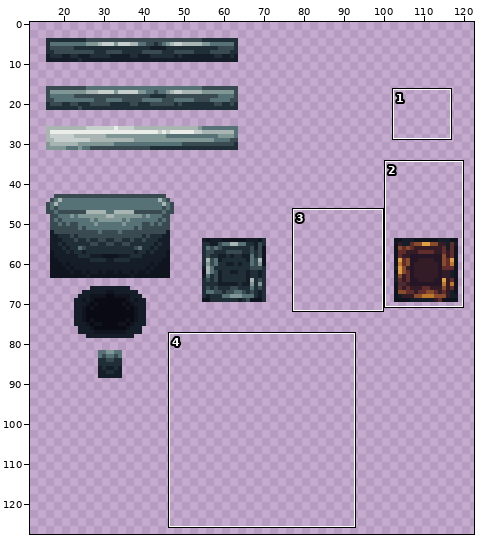
A sprite sheet gets an edit: Textures/Environment/Cauldron.png. The picture above shows the old version from afar; the outline marks the close-up.
Close-up. The starting point:
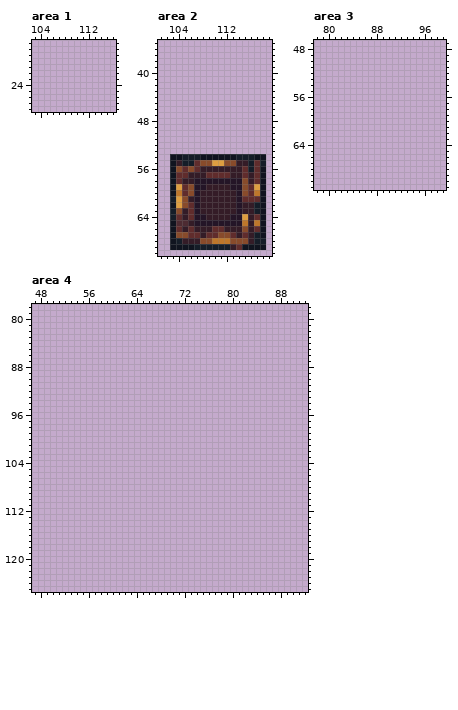
The file is 256x256 pixels. Shown: area 1: x 103..116, y 17..28; area 2: x 101..119, y 35..70; area 3: x 78..99, y 47..71; area 4: x 47..92, y 78..125. The old version is drawn lined up with the new one, on the new canvas. The wide view leaves out empty margins. The commit also changed other parts of the picture, which this record leaves out.
The result:
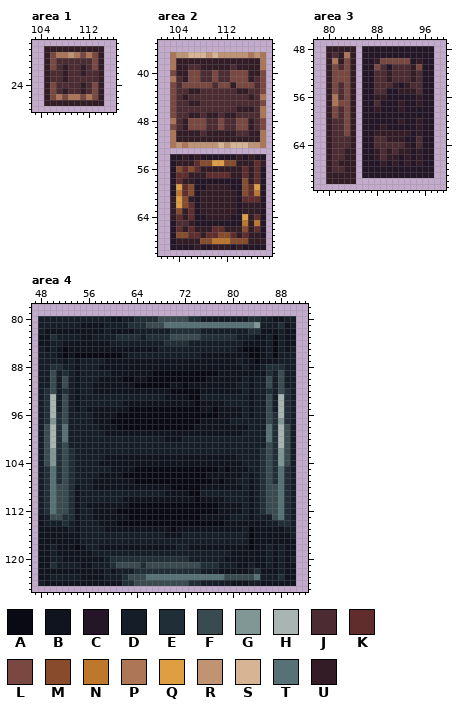
Palette (. is transparent): A #090a14  B #10141f  C #241527  D #151d28  E #202e37  F #394a50  G #819796  H #a8b5b2  J #4d2b32  K #602c2c  L #7a4841  M #884b2b  N #be772b  P #ad7757  Q #de9e41  R #c09473  S #d7b594  T #577277  U #341c27
From old to new:
canvas 256x256 -> 128x128 (the part of the old canvas that was cut away was empty and is not shown)
Area 1:
y 18: x 105..114 .......... -> UUUUUUUUUU
y 19: x 105..114 .......... -> ULPPRPLPLU
y 20: x 105..114 .......... -> ULJJJJJJLU
y 21: x 105..114 .......... -> ULJUJJUJLU
y 22: x 105..114 .......... -> UJJUJJUJJU
y 23: x 105..114 .......... -> UJJUJJJJJU
y 24: x 105..114 .......... -> ULJJJJUJLU
y 25: x 105..114 .......... -> ULJUJJUJLU
y 26: x 105..114 .......... -> ULPLPPLPLU
y 27: x 105..114 .......... -> UUUUUUUUUU
Area 2:
y 37: x 103..118 ................ -> PRRSSSRSRRRRRPRP
y 38: x 103..118 ................ -> PUUUUUUUUUUUUUUP
y 39: x 103..118 ................ -> PUUJJUUUUUJUUUUP
y 40: x 103..118 ................ -> LUULLJJLJJLLLUUL
y 41: x 103..118 ................ -> PJULLJJLJJLLLUJL
y 42: x 103..118 ................ -> LJLLLLLJLLULLLJL
y 43: x 103..118 ................ -> LJJUUJJJJJJUUJJL
y 44: x 103..118 ................ -> LJUJJJJJJJJJJUJP
y 45: x 103..118 ................ -> LJJUUJJJJJJJJJJL
y 46: x 103..118 ................ -> LJJJJJJJJJJUUUJP
y 47: x 103..118 ................ -> LJJUUJUUJUUJJJJP
y 48: x 103..118 ................ -> PJULLLJJLJJLLUJL
y 49: x 103..118 ................ -> LJULLLJJLJJLLUJL
y 50: x 103..118 ................ -> PUUUUJUUUUUJJUUP
y 51: x 103..118 ................ -> PUUUUUUUUUUUUUUP
y 52: x 103..118 ................ -> PRPRRRRRSRSSSRRP
y 54: x 103..118 BBDDDBBBBBBDDDBB -> CCUCUCCCCCCUCUCC
y 55: x 103 B -> C; x 105..106 DD -> UU; x 116 D -> U; x 118 D -> U
y 56: x 103 B -> C; x 116 D -> U; x 118 B -> C
y 57..60: x 103 B -> C; x 118 B -> C
y 61: x 103 D -> U; x 118 B -> C
y 62: x 103 B -> U; x 117..118 DB -> UC
y 63: x 103 D -> U; x 117..118 DB -> UC
y 64: x 103 D -> U; x 118 B -> C
y 65..66: x 103 B -> C; x 118 B -> C
y 67: x 103 B -> C; x 117..118 DB -> UC
y 68: x 103..104 BD -> CU; x 117..118 DD -> UU
y 69: x 103..118 BBBBDDDDDDUKBBBB -> CCCCUCCUUUCUCCCC
Area 3:
y 48: x 80..84 ..... -> UUUUU; x 86..97 ............ -> CCCCCCCCCCCC
y 49: x 80..84 ..... -> UJUPU; x 86..97 ............ -> CCCCCCCCCCCC
y 50: x 80..84 ..... -> UPULU; x 86..97 ............ -> CCULLLLLCUCC
y 51: x 80..84 ..... -> ULJLU; x 86..97 ............ -> CCLJCJJJULCC
y 52..53: x 80..84 ..... -> ULLLU; x 86..97 ............ -> CCJJUJJJUJCC
y 54: x 80..84 ..... -> ULJLU; x 86..97 ............ -> CCJJJUCUJJCC
y 55: x 80..84 ..... -> ULJLU; x 86..97 ............ -> CCJJCCUUUJCC
y 56: x 80..84 ..... -> UPJLU; x 86..97 ............ -> CCUUCCCCCUCC
y 57: x 80..84 ..... -> UPLLU; x 86..97 ............ -> CCJCCCUCCUCC
y 58: x 80..84 ..... -> ULJLU; x 86..97 ............ -> CCUCCCUCCCCC
y 59: x 80..84 ..... -> ULJLU; x 86..97 ............ -> CCCCCCCCCCCC
y 60: x 80..84 ..... -> UJJLU; x 86..97 ............ -> CCCCCCUCCUCC
y 61: x 80..84 ..... -> UJJLU; x 86..97 ............ -> CCCUCCCCCUCC
y 62: x 80..84 ..... -> UJJLU; x 86..97 ............ -> CCUUUUUUCUCC
y 63: x 80..84 ..... -> UJJJU; x 86..97 ............ -> CCJJUUUCCJCC
y 64: x 80..84 ..... -> UJJJU; x 86..97 ............ -> CCJJJJJUCJCC
y 65: x 80..84 ..... -> UJJUU; x 86..97 ............ -> CCUJUJUUCUCC
y 66: x 80..84 ..... -> UJJUU; x 86..97 ............ -> CCUJUUCUCUCC
y 67: x 80..84 ..... -> UJUUU; x 86..97 ............ -> CCCUCUCUCUCC
y 68: x 80..84 ..... -> UJJUU; x 86..97 ............ -> CCCCCCCCCCCC
y 69: x 80..84 ..... -> UUUUU; x 86..97 ............ -> CCCCCCCCCCCC
y 70: x 80..84 ..... -> UUUUU
Area 4:
y 80: x 48..90 ........................................... -> DDDDDDDDDDDDBBDDEEEEFFFFFEEDDDDDDDDEEDDBBDD
y 81: x 48..90 ........................................... -> DDDDDDDBBBBDDDDEEEFFFTTTTTTTTTTTTTTTGDDDEBD
y 82: x 48..90 ........................................... -> DBBBBBBBBBBDBBBBDDDDDDEEEEEDDDDDDDDEEBBBDBB
y 83: x 48..90 ........................................... -> BBEDDDDBBDDDDEEEEDEEEEFFFFFEEEEEEDDDBBDADBB
y 84: x 48..90 ........................................... -> BBDDBBBBBBBBDDDDDDDDDEEEEDDDDDDDDDBBBBDADBB
y 85: x 48..90 ........................................... -> DBDBABBBBBBBBBBBBBBBDDDDDDDDDDDDDBAAABDADBD
y 86: x 48..90 ........................................... -> DDDBABAAAAAAAABDDDDDDDDDDDDBBBBBBBBAABDADDD
y 87: x 48..90 ........................................... -> DDDDBDBDDDDBBBBBBBBBBBBBBBBBBBBBBDBBABBBDDD
y 88: x 48..90 ........................................... -> DDEEDDBDDDBBBBBBBBBBBBBBBBBBBBBBBBDBBDEEEDD
y 89: x 48..90 ........................................... -> DDFDEDBDDDDDBBBBBBBAAAAAAAAAAABBBBBBBBEDFDD
y 90: x 48..90 ........................................... -> DDFDFDBDDDBBBBAABBAAAAAAAAAABBBBBBDBDDFDFDD
y 91: x 48..90 ........................................... -> DDFDFDBDDBBBBBBBAAAAAABBABBBBBBBBDDBDDFDFDD
y 92: x 48..90 ........................................... -> DEFDEDBDDBBBBBBBBBBBBBAAAAABBBBBBBDBDDEDFED
y 93: x 48..90 ........................................... -> DEHDFDBDDDDDDDDDDDDDDBBBBAADDDDDDDDBDDFDHED
y 94: x 48..90 ........................................... -> DEHDFDBDDDDDDDBBBBBBBBBBBBABBBBDDDDBDDFDHED
y 95: x 48..90 ........................................... -> DEHDFDBDBBBBBBBAAAAAAAAAAAABBABBBBDBDDFDHED
y 96: x 48..90 ........................................... -> DEHEFDDDDBBBBAAAAAAAAAAAAAAAAABBBBDBDDFEHED
y 97: x 48..90 ........................................... -> DEGEFDDDDBBBAAAAAAAAAAAAAAABBBBBDDDDDDFEGED
y 98: x 48..90 ........................................... -> DFHETDDDDDBBBAAAAAAAAAAAAABBBBBBBBBDDDTEHFD
y 99: x 48..90 ........................................... -> DFHETDDDDDDBBBBBBBBBBBBBBBBBBBBBBBDDDDTEHFD
y 100: x 48..90 ........................................... -> DFHETDDDDDDDDDDDDDDDDBBBDDDDDDDDDDDDDDTEHFD
y 101: x 48..90 ........................................... -> DFHEFDDDDDDDDDDDDDDDDDDDDDDDDDDDDDDDDDFEHFD
y 102: x 48..90 ........................................... -> DFGEFEDDDDDDDDDDDDDDDDDDDDDDDDDDDDDDDEFEGFD
y 103: x 48..90 ........................................... -> DFGEFEDDDDDBBBBBBBBBBBBBBBBBBBBBBDDDDEFEGFD
y 104: x 48..90 ........................................... -> DFGEFEDDDDBBBBBBBBBBBBBBBBBBBBBBBBDDDEFEGFD
y 105: x 48..90 ........................................... -> DETEFEDDDDDDBBBBAAAAAAAAAAAAAABABBBDDEFETED
y 106: x 48..90 ........................................... -> DETEFEDDDDBBBBAAAAAAAAAAAAAABBBBBBDBDEFETED
y 107: x 48..90 ........................................... -> DETEFEDDDBBBBBBBAAAAAAAAAAAAABABBDDBDEFETED
y 108: x 48..90 ........................................... -> DETFFEBDDBBBBBBBBBBBBBAAAAABBBBBBBDBDEFFTED
y 109: x 48..90 ........................................... -> DETFFEBDDDDDDDDDDDDDDBBBBAADDDDDDDDBDEFFTED
y 110: x 48..90 ........................................... -> DETFFEBDDDDDDDBBBBBBBBBBBBABBBBDDDDBDEFFTED
y 111: x 48..90 ........................................... -> DETFFEBDBBBBBBBAAAAAAAAAAAAAAABBBBDBDEFFTED
y 112: x 48..90 ........................................... -> DETFFEBDDBBBBAAAAAAAAAAAAAAAAABBBBDBDEFFTED
y 113: x 48..90 ........................................... -> BDFFEEBDDBBBBBBAAAAAAAAAAAABBBBBDDDBDDDFTED
y 114: x 48..90 ........................................... -> BDDDEDBDDDBBBAAAAAAAAAAAAAAAAAABBBBBBBDDEED
y 115: x 48..90 ........................................... -> BBBBBDBDDDDBBBBBBBBBBBABBBBBBBBBBBDABBBBBDD
y 116: x 48..90 ........................................... -> BBBBBBBDDDDDDDDDDDDDDBBBDDDDDDDDDDDABBBBBBD
y 117: x 48..90 ........................................... -> BBBBBBBDDDDDDDDDDDDDDDDDDDDDDDDDDDDABBBBBBB
y 118: x 48..90 ........................................... -> BBDBBBABDDBBBBBBBBBBBBBDDBBBBBBBBBBABBDBDBB
y 119: x 48..90 ........................................... -> BBDBBBBBBDDDDDDDDDDDDDDDDDDDDDDDBBBBBBDBDBB
y 120: x 48..90 ........................................... -> BBDDBBBBBBBDEEEEEEEEEEEEEDDDDDDBBBBBBBDBDBD
y 121: x 48..90 ........................................... -> BBEDDDDBBDDDEFFFFEFFFFFFFFFEEEDDDBBDBBDBDBB
y 122: x 48..90 ........................................... -> BBBBBBBBBBBDBDDDEEEEEEEEEEEDDDBBBBBDEBBBDBB
y 123: x 48..90 ........................................... -> BBDDDDDBBBBDDDEFFFTTTTTTTTTTTTTFFFFFTDDDEBB
y 124: x 48..90 ........................................... -> DBBBBBBBBBBBBBEEFFFFFFFFFEEDDDDDBBBDDBBBBBB
Boxes around the changes in both close-ups, in picture pixels (x1, y1, x2, y2):
added: (44, 46, 104, 106)
changed: (170, 52, 266, 250)
added: (326, 46, 434, 184)
added: (38, 316, 296, 586)
